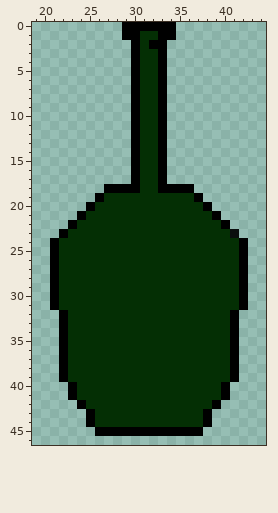
File history of a pixel-art sprite, assets/images/turret1.png. This is how it looked before the edit.
The file is 64x64 pixels. Shown: x 19..44, y 0..46.
Now the later version:
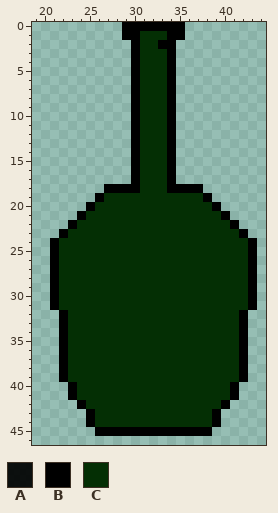
Palette (. is transparent): A #000000ea  B #000000  C #042f04
Difference:
{"y":0,"x":35,"old":".","new":"B"}
{"y":1,"x":33,"old":"B","new":"C"}
{"y":1,"x":35,"old":".","new":"B"}
{"y":2,"x":32,"old":"B","new":"C"}
{"y":2,"x":34,"old":".","new":"B"}
{"y":3,"x":33,"old":"B.","new":"CB"}
{"y":4,"x":33,"old":"B.","new":"CB"}
{"y":5,"x":33,"old":"B.","new":"CB"}
{"y":6,"x":33,"old":"B.","new":"CB"}
{"y":7,"x":33,"old":"B.","new":"CB"}
{"y":8,"x":33,"old":"B.","new":"CB"}
{"y":9,"x":33,"old":"B.","new":"CB"}
{"y":10,"x":33,"old":"B.","new":"CB"}
{"y":11,"x":33,"old":"B.","new":"CB"}
{"y":12,"x":33,"old":"B.","new":"CB"}
{"y":13,"x":33,"old":"B.","new":"CB"}
{"y":14,"x":33,"old":"B.","new":"CB"}
{"y":15,"x":33,"old":"B.","new":"CB"}
{"y":16,"x":33,"old":"B.","new":"CB"}
{"y":17,"x":33,"old":"B.","new":"CB"}
{"y":18,"x":33,"old":"B","new":"C"}
{"y":18,"x":37,"old":".","new":"B"}
{"y":19,"x":37,"old":"B.","new":"CB"}
{"y":20,"x":38,"old":"B.","new":"CB"}
{"y":21,"x":39,"old":"B.","new":"CB"}
{"y":22,"x":40,"old":"B.","new":"CB"}
{"y":23,"x":41,"old":"A.","new":"CB"}
{"y":24,"x":42,"old":"B.","new":"CB"}
{"y":25,"x":42,"old":"B.","new":"CB"}
{"y":26,"x":42,"old":"B.","new":"CB"}
{"y":27,"x":42,"old":"B.","new":"CB"}
{"y":28,"x":42,"old":"B.","new":"CB"}
{"y":29,"x":42,"old":"B.","new":"CB"}
{"y":30,"x":42,"old":"B.","new":"CB"}
{"y":31,"x":42,"old":"B.","new":"CB"}
{"y":32,"x":41,"old":"B.","new":"CB"}
{"y":33,"x":41,"old":"B.","new":"CB"}
{"y":34,"x":41,"old":"B.","new":"CB"}
{"y":35,"x":41,"old":"B.","new":"CB"}
{"y":36,"x":41,"old":"B.","new":"CB"}
{"y":37,"x":41,"old":"B.","new":"CB"}
{"y":38,"x":41,"old":"B.","new":"CB"}
{"y":39,"x":41,"old":"B.","new":"CB"}
{"y":40,"x":40,"old":"B.","new":"CB"}
{"y":41,"x":40,"old":"B.","new":"CB"}
{"y":42,"x":39,"old":"B.","new":"CB"}
{"y":43,"x":38,"old":"B.","new":"CB"}
{"y":44,"x":38,"old":"B.","new":"CB"}
{"y":45,"x":38,"old":".","new":"B"}
{"label":"changed","picture_box":[149,22,257,436]}
